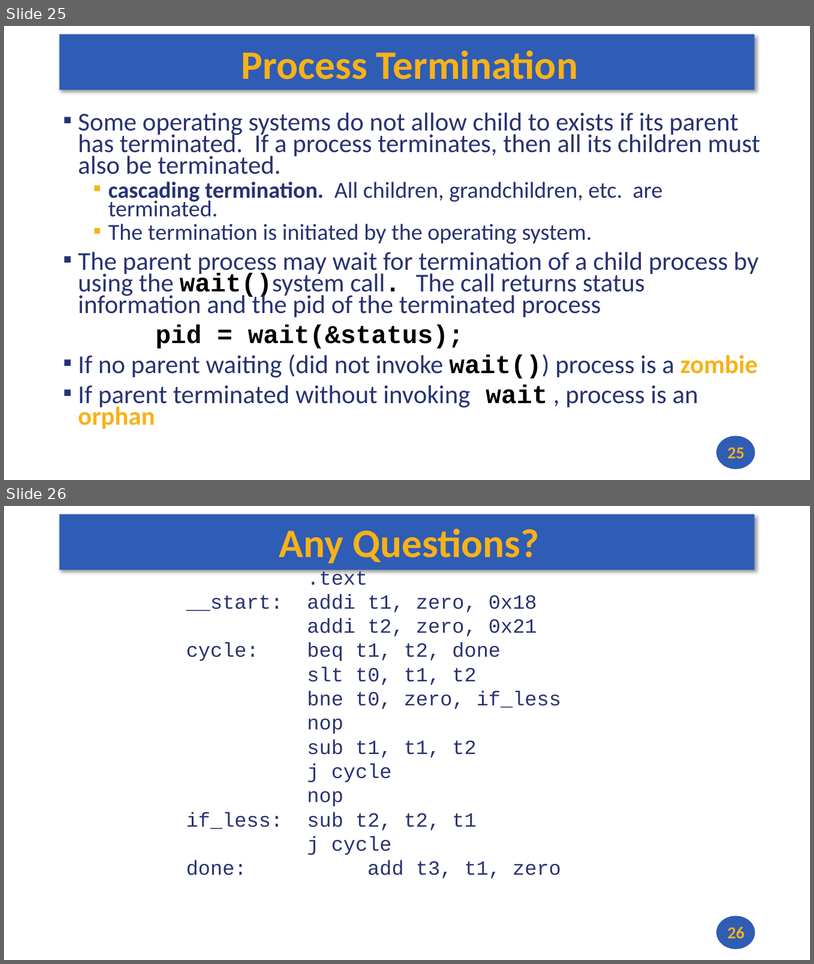
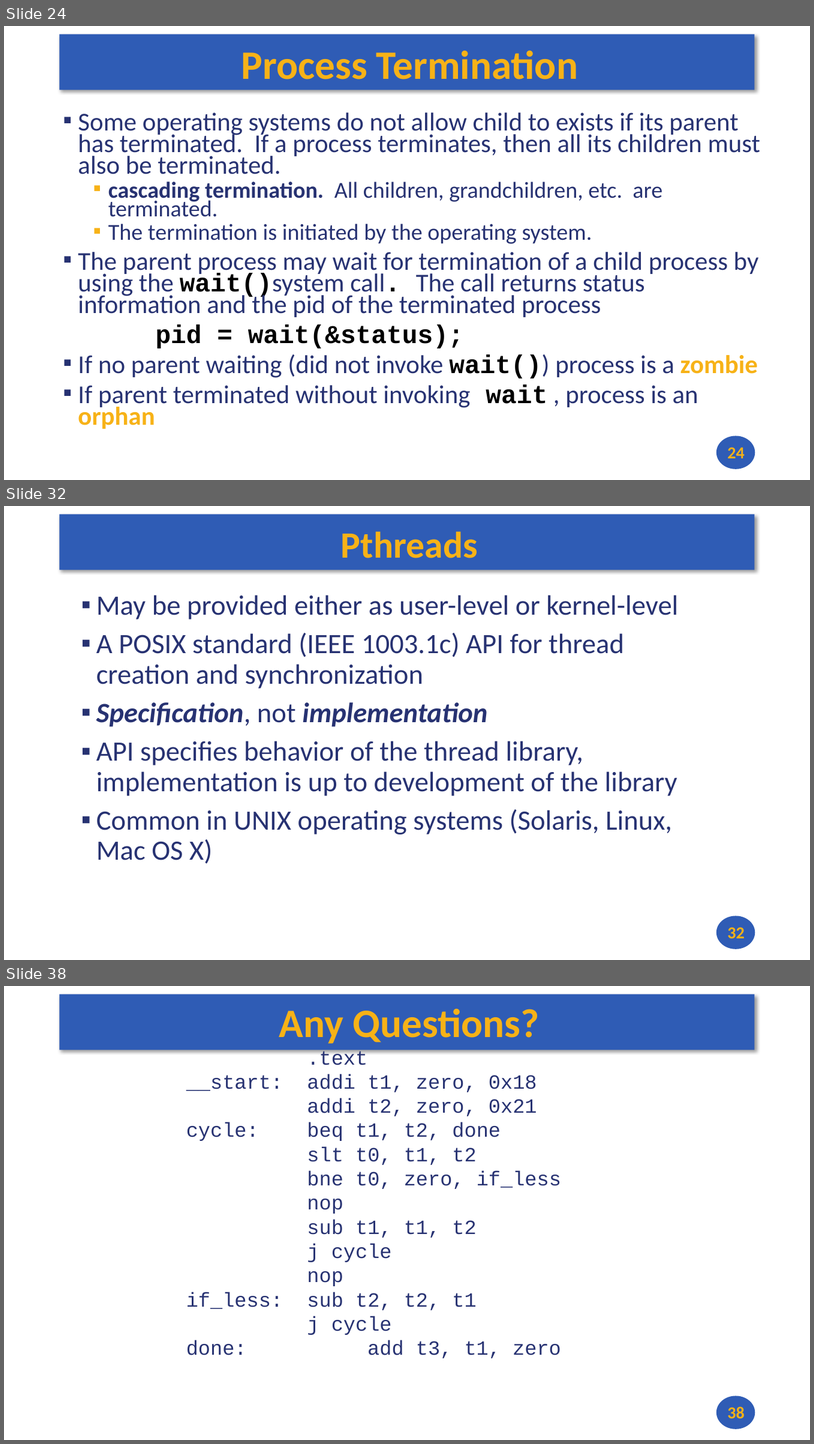
Before and after one commit to andrewt0301/hse-acos-course, a slide deck: docs/part2os/06_Processes/OS_Lecture_06.pptx. Shown one above the other, each under a label of ours: slides 25 and 26 before the commit, slides 24, 32 and 38 after it; the slides between them are not shown. The pictures are 814x964 and 814x1444 pixels, drawn with LibreOffice and Linux fonts; fonts in the diff are those of the drawing. Boxes give left, top, right and bottom in pixels: in the first picture for what was removed or moved away, otherwise in the second. Text is boxed around its words. In the diff, an @@ line names an element or a change of style, - is before the commit and + after.

```diff
--- a/docs/part2os/06_Processes/OS_Lecture_06.pptx
+++ b/docs/part2os/06_Processes/OS_Lecture_06.pptx
@@ slide 32 added at (x1=4, y1=506, x2=810, y2=960), background #FFFFFF; not listed: 2 template elements that a slide beside it also shows @@
@@ title added at (x1=341, y1=531, x2=478, y2=558), 44.1 pt, text #F7B217, bold @@
+Pthreads
@@ text added at (x1=96, y1=595, x2=678, y2=864), 33.3 pt, text #273272 @@
+▪ May be provided either as user-level or kernel-level
+▪ A POSIX standard (IEEE 1003.1c) API for thread creation and synchronization
+▪ Specification, not implementation
+▪ API specifies behavior of the thread library, implementation is up to development of the library
+▪ Common in UNIX operating systems (Solaris, Linux, Mac OS X)
@@ page number added at (x1=728, y1=927, x2=744, y2=938), 20 pt, text #F7B217, bold @@
+32
@@ what was slide 25 is now slide 24 @@
@@ page number at (x1=728, y1=447, x2=744, y2=458): text changed @@
-25
+24
@@ what was slide 26 is now slide 38 @@
@@ page number at (x1=728, y1=1406, x2=744, y2=1418): text changed @@
-26
+38
```
Also in this commit, not shown: 12 other slides added, 1 slide removed, 1 other file.
